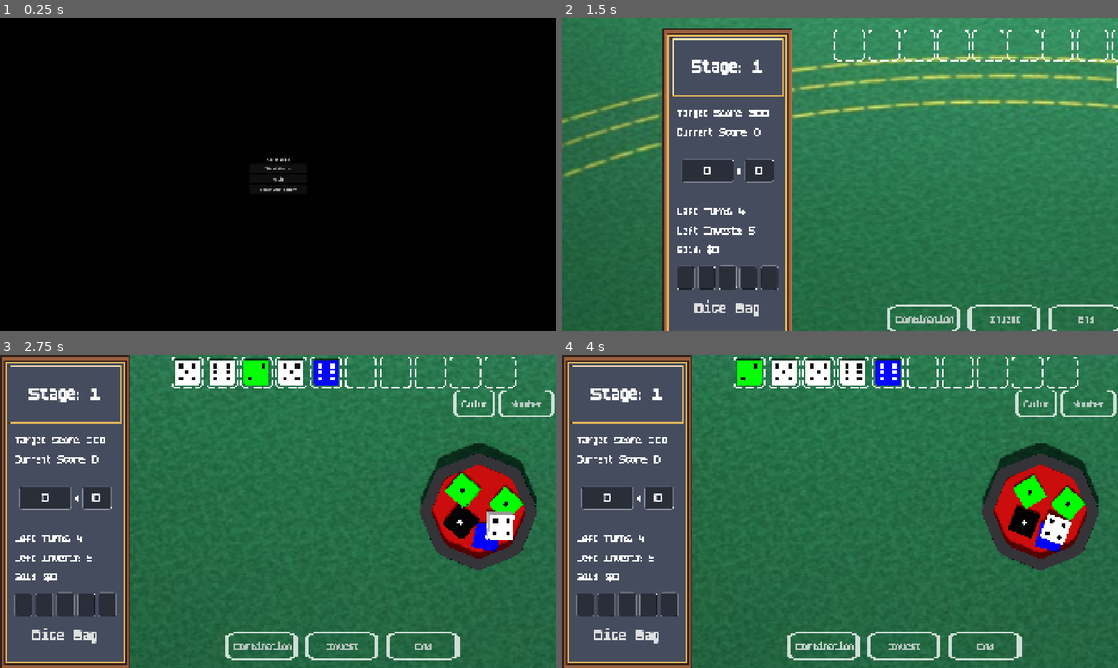
Above: before the commit, frames 1-4 (two rows, left to right).
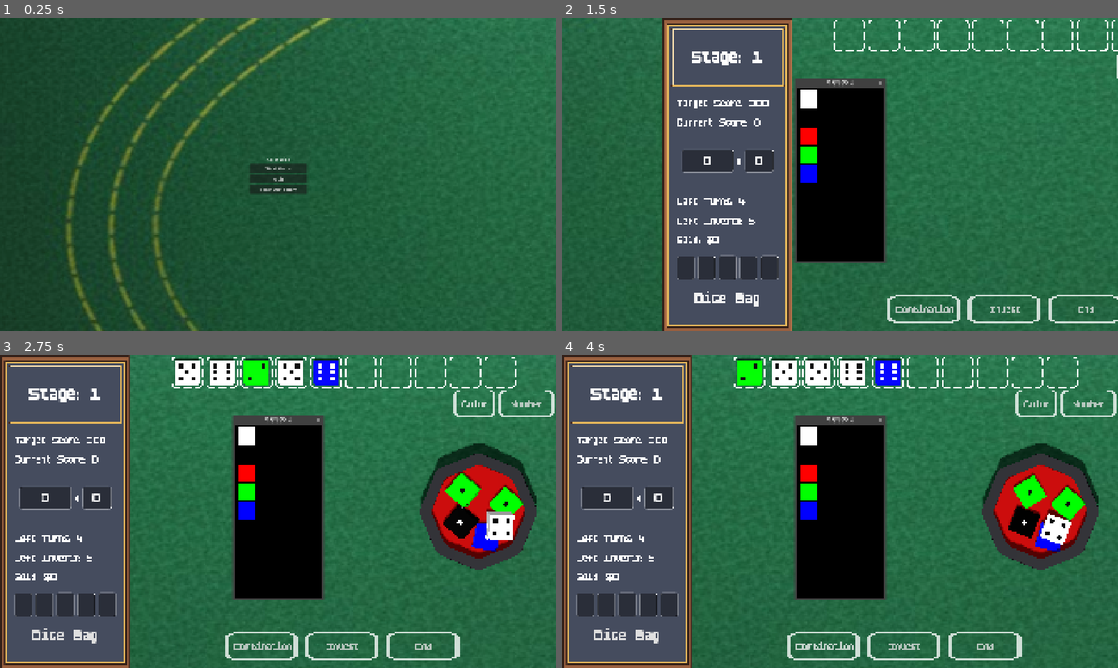
Above: after the commit, the same moments.

Repository: SangHyung-Jung/ColorDiceRollGame
Game: Godot game, scene res://scenes/game_root.tscn
Same seed, same stepped clock (60 frames per second), same inputs: the game is played once before the commit and once after it.
Inputs (mouse positions are in pixels of both pictures, inside the frame that each line leads up to):
- Up to frame 1 (0.25 s): no input
- Up to frame 2 (1.5 s): click "Start Game" at 0.5 s; click (901, 299) at 1.25 s, where only the run after the commit has a clickable "Dice Bag"
- Up to frame 3 (2.75 s): click "Color" at 2 s
- Up to frame 4 (4 s): click "Number" at 2.75 s; click "Combination" at 3.5 s

The runs differ from the first frame. In frame 1, 100% of the frame differs, in the area x 0-100%, y 0-100%; in frame 2, 26%; in frame 3, 9.6%; in frame 4, 9.6%.

Commit message:
fix camera move

Diff:
--- a/scripts/game_root.gd
+++ b/scripts/game_root.gd
@@ -67,6 +67,8 @@
 	input_manager.set_roll_in_progress(true) # 시작 화면에서는 주사위 조작 금지
 
 	if instant:
+		camera.global_position = POS_START
+		camera.rotation_degrees = ROT_START
 		# UI 상태 설정
 		game_hud.visible = false
 		shop_hud.visible = false
